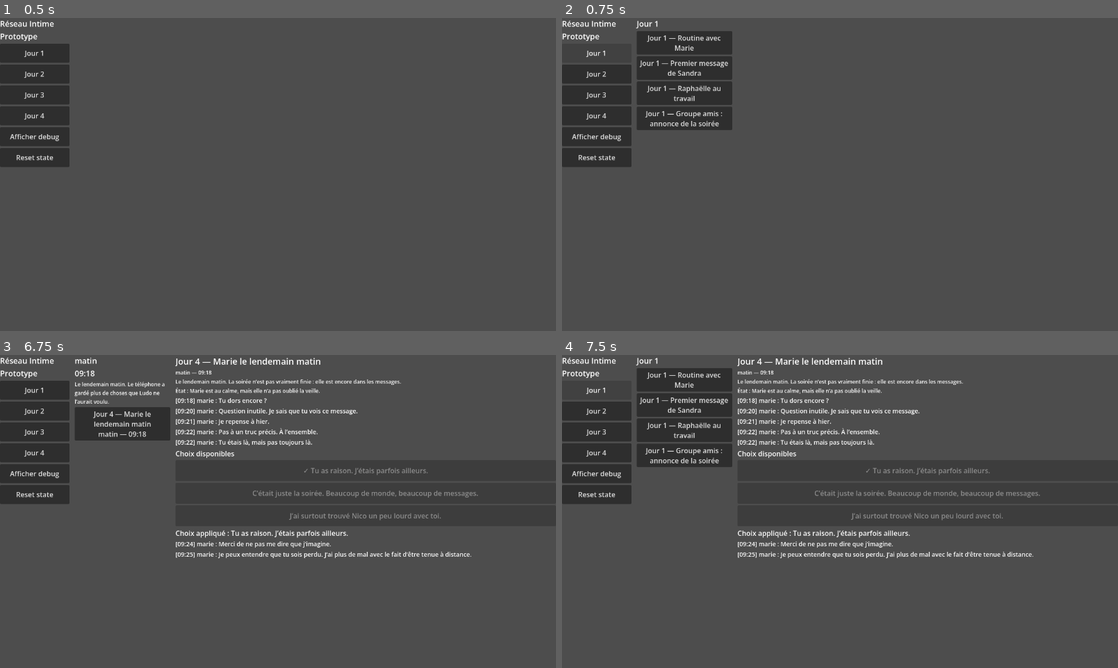
Above: before the commit, frames 1-4 (two rows, left to right).
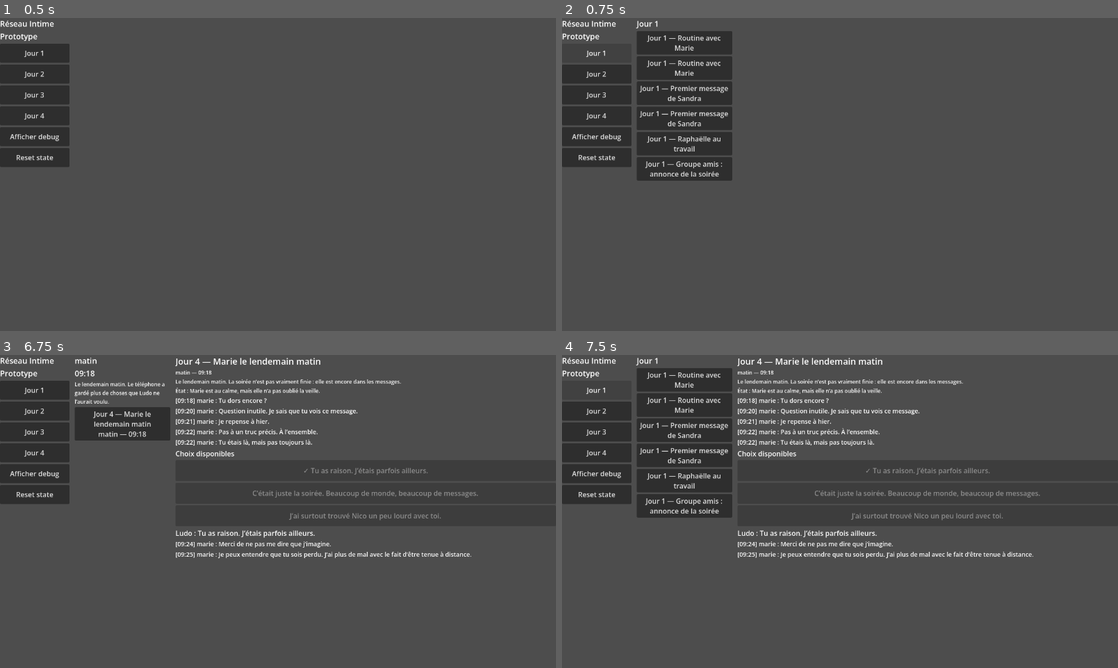
Above: after the commit, the same moments.

Repository: ludowww/reseau-intime
Game: Godot game, scene res://scenes/Main.tscn
Two runs of this game, one before a commit and one after it. Both use one fixed random seed, a clock stepped at 60 frames per second and the inputs below.
Inputs:
- Up to frame 1 (0.5 s): no input
- Up to frame 2 (0.75 s): click "Jour 1" at 0.5 s
- Up to frame 3 (6.75 s): click "Jour 2" at 1.25 s; click "Jour 3" at 2 s; click "Jour 4" at 2.75 s; click "Afficher debug" at 3.5 s; click "Masquer debug" at 4.25 s; click "matin — 09:18" at 5 s; click "Jour 4 — Marie le lendemain m…" at 5.75 s; click "Tu as raison. J’étais parfois…" at 6.5 s
- Up to frame 4 (7.5 s): click "Jour 1" at 7.25 s

Frame 1 is identical in both runs. In frame 2, 3.1% of the frame differs, in the area x 13-31%, y 13-52%; in frame 3, 0.3%; in frame 4, 3.4%, in the area x 13-63%, y 13-59%.

Commit message:
fix: improve guided reply pacing for day one

Diff:
--- a/game/data/conversations/chapter_01_marie.json
+++ b/game/data/conversations/chapter_01_marie.json
@@ -7,15 +7,18 @@
   "thread": {
     "id": "thread_marie_private",
     "type": "private",
-    "participants": ["ludo", "marie"],
+    "participants": [
+      "ludo",
+      "marie"
+    ],
     "display_name": "Marie",
     "profile_content_id": "profile_marie_placeholder"
   },
-  "beats": [
+  "segments": [
     {
-      "id": "beat_01_marie_bread",
-      "pattern": "conversation_moyenne_familiarite",
-      "function": "Installer la routine du couple, la familiarité domestique, Mathilde comme présence habituelle et une tension douce sur l’attention de Ludo.",
+      "id": "segment_marie_day1_bread_ping",
+      "pattern": "guided_reply_pacing",
+      "function": "Faire répondre Ludo rapidement dans la routine domestique avant le vrai choix de ton.",
       "trigger": {
         "type": "notification",
         "title": "Marie",
@@ -33,53 +36,89 @@
           "sender": "marie",
           "time_label": "18:13",
           "text": "Et tu peux prendre du pain ?"
-        },
-        {
-          "id": "msg_marie_003",
-          "sender": "marie",
-          "time_label": "18:13",
-          "text": "Je sais, message glamour."
-        },
-        {
-          "id": "msg_marie_004",
-          "sender": "marie",
-          "time_label": "18:14",
-          "text": "Mais si je ne te le dis pas tu reviens encore avec des céréales et un air fier."
         }
       ],
       "choices": [
         {
+          "id": "choice_marie_guided_001_bread",
+          "text": "Oui. Je passe en prendre.",
+          "tone": "guided_reply",
+          "effects": {
+            "marie.trust": 1
+          },
+          "sets_flags": [
+            "guided_replied_marie_bread_day1"
+          ],
+          "next_messages": [
+            {
+              "id": "msg_marie_003_guided",
+              "sender": "marie",
+              "time_label": "18:13",
+              "text": "Merci."
+            },
+            {
+              "id": "msg_marie_004_guided",
+              "sender": "marie",
+              "time_label": "18:14",
+              "text": "Je sais, message glamour."
+            },
+            {
+              "id": "msg_marie_005_guided",
+              "sender": "marie",
+              "time_label": "18:14",
+              "text": "Mais si je ne te le dis pas tu reviens encore avec des céréales et un air fier."
+            }
+          ]
+        }
+      ]
+    },
+    {
+      "id": "segment_marie_day1_routine_choice",
+      "pattern": "conversation_moyenne_familiarite",
+      "function": "Installer la routine du couple, Mathilde comme présence habituelle et une tension douce sur l’attention de Ludo.",
+      "messages": [
+        {
+          "id": "msg_marie_006",
+          "sender": "marie",
+          "time_label": "18:15",
+          "text": "Tu rentres vraiment pas trop tard ?"
+        },
+        {
+          "id": "msg_marie_007",
+          "sender": "marie",
+          "time_label": "18:15",
+          "text": "Je te demande avant que tu disparaisses derrière ton téléphone."
+        }
+      ],
+      "choices": [
+        {
           "id": "choice_marie_001_soft",
-          "text": "Pas trop tard. Je passe prendre ce qu’il faut.",
+          "text": "Pas trop tard. Je rentre vraiment.",
           "tone": "tender_practical",
           "effects": {
             "marie.trust": 1,
             "marie_attention_score": 1
           },
-          "sets_flags": ["answered_marie_softly_day1"],
-          "next_messages": [
-            {
-              "id": "msg_marie_005_soft",
-              "sender": "marie",
-              "time_label": "18:15",
-              "text": "Merci ❤️"
-            },
-            {
-              "id": "msg_marie_006_soft",
-              "sender": "marie",
-              "time_label": "18:15",
+          "sets_flags": [
+            "answered_marie_softly_day1"
+          ],
+          "next_messages": [
+            {
+              "id": "msg_marie_008_soft",
+              "sender": "marie",
+              "time_label": "18:16",
               "text": "Je te garde un peu de patience pour ce soir alors."
             },
             {
-              "id": "msg_marie_007_soft",
+              "id": "msg_marie_009_soft",
               "sender": "marie",
               "time_label": "18:16",
               "text": "Mathilde passe peut-être récupérer son chargeur aussi. Elle l’a encore oublié ici."
             },
             {
-              "id": "msg_marie_008_soft",
-              "sender": "marie",
-              "time_label": "18:16",
+              "id": "msg_marie_010_soft",
+              "sender": "marie",
+              "time_label": "18:17",
               "text": "Notre appart devient officiellement son annexe."
             }
           ]
@@ -89,24 +128,26 @@
           "text": "Je vais essayer. Tu veux autre chose ?",
           "tone": "neutral_practical",
           "effects": {},
-          "sets_flags": ["answered_marie_practical_day1"],
-          "next_messages": [
-            {
-              "id": "msg_marie_005_neutral",
-              "sender": "marie",
-              "time_label": "18:15",
+          "sets_flags": [
+            "answered_marie_practical_day1"
+          ],
+          "next_messages": [
+            {
+              "id": "msg_marie_008_neutral",
+              "sender": "marie",
+              "time_label": "18:16",
               "text": "Non, ça ira. Merci."
             },
             {
-              "id": "msg_marie_006_neutral",
+              "id": "msg_marie_009_neutral",
               "sender": "marie",
               "time_label": "18:16",
               "text": "Enfin si : rentrer vraiment. Pas juste poser ton corps sur le canapé avec ton téléphone."
             },
             {
-              "id": "msg_marie_007_neutral",
-              "sender": "marie",
-              "time_label": "18:16",
+              "id": "msg_marie_010_neutral",
+              "sender": "marie",
+              "time_label": "18:17",
               "text": "Je taquine. À moitié."
             }
           ]
@@ -118,28 +159,30 @@
           "effects": {
             "marie.lucidity": 1
           },
-          "sets_flags": ["poked_marie_about_routine_day1"],
-          "next_messages": [
-            {
-              "id": "msg_marie_005_pique",
-              "sender": "marie",
-              "time_label": "18:15",
+          "sets_flags": [
+            "poked_marie_about_routine_day1"
+          ],
+          "next_messages": [
+            {
+              "id": "msg_marie_008_pique",
+              "sender": "marie",
+              "time_label": "18:16",
               "text": "C’est toi qui rentres tard tous les soirs, monsieur dramatique."
             },
             {
-              "id": "msg_marie_006_pique",
-              "sender": "marie",
-              "time_label": "18:15",
+              "id": "msg_marie_009_pique",
+              "sender": "marie",
+              "time_label": "18:16",
               "text": "Mais ok. Message reçu."
             },
             {
-              "id": "msg_marie_007_pique",
-              "sender": "marie",
-              "time_label": "18:16",
+              "id": "msg_marie_010_pique",
+              "sender": "marie",
+              "time_label": "18:17",
               "text": "On se parle moins, je sais."
             },
             {
-              "id": "msg_marie_008_pique",
+              "id": "msg_marie_011_pique",
               "sender": "marie",
               "time_label": "18:17",
               "text": "Je ne sais pas si c’est le boulot, la fatigue, ou nous."
@@ -149,13 +192,13 @@
       ],
       "automatic_followup": [
         {
-          "id": "msg_marie_009_common",
+          "id": "msg_marie_012_common",
           "sender": "marie",
           "time_label": "18:21",
           "text": "Au fait Pauline a relancé pour samedi."
         },
         {
-          "id": "msg_marie_010_common",
+          "id": "msg_marie_013_common",
           "sender": "marie",
           "time_label": "18:22",
           "text": "Ça peut nous faire du bien de voir du monde. Même si je sais que tu vas dire que tu es fatigué."
@@ -163,7 +206,16 @@
       ]
     }
   ],
-  "routes_nourished": ["marie", "exclusif_reparation", "mathilde_seed", "pauline_seed"],
-  "unlocks_content": ["profile_marie_placeholder", "profile_mathilde_placeholder", "profile_pauline_placeholder"],
-  "debug_notes": "Conversation plus longue pour installer la routine, la familiarité du couple, Mathilde comme présence domestique et la soirée de Pauline. Peu de choix visibles malgré plus de messages."
+  "routes_nourished": [
+    "marie",
+    "exclusif_reparation",
+    "mathilde_seed",
+    "pauline_seed"
+  ],
+  "unlocks_content": [
+    "profile_marie_placeholder",
+    "profile_mathilde_placeholder",
+    "profile_pauline_placeholder"
+  ],
+  "debug_notes": "Conversation découpée en réponse guidée puis vrai choix de routine pour rendre le couple plus dialogué sans changer les grandes routes."
 }
--- a/game/data/conversations/chapter_01_sandra.json
+++ b/game/data/conversations/chapter_01_sandra.json
@@ -7,15 +7,18 @@
   "thread": {
     "id": "thread_sandra_private",
     "type": "private",
-    "participants": ["ludo", "sandra"],
+    "participants": [
+      "ludo",
+      "sandra"
+    ],
     "display_name": "Sandra",
     "profile_content_id": "profile_sandra_placeholder"
   },
-  "beats": [
+  "segments": [
     {
-      "id": "beat_01_sandra_survive",
-      "pattern": "conversation_moyenne_familiarite_intime",
-      "function": "Installer la complicité déjà ancienne entre Sandra et Ludo, sans bascule explicite ni contenu visuel intime.",
+      "id": "segment_sandra_day1_ping",
+      "pattern": "guided_reply_pacing",
+      "function": "Ouvrir la complicité par un premier tour de parole court avant les vrais choix de ton.",
       "trigger": {
         "type": "notification",
         "title": "Sandra",
@@ -33,117 +36,157 @@
           "sender": "sandra",
           "time_label": "18:18",
           "text": "J’ai pensé à toi tout à l’heure."
-        },
-        {
-          "id": "msg_sandra_003",
-          "sender": "sandra",
-          "time_label": "18:19",
+        }
+      ],
+      "choices": [
+        {
+          "id": "choice_sandra_guided_001_survive",
+          "text": "À peine. Pourquoi ?",
+          "tone": "guided_reply",
+          "effects": {
+            "sandra.attachment": 1
+          },
+          "sets_flags": [
+            "guided_replied_sandra_survive_day1"
+          ],
+          "next_messages": [
+            {
+              "id": "msg_sandra_003_guided",
+              "sender": "sandra",
+              "time_label": "18:19",
+              "text": "Rien."
+            },
+            {
+              "id": "msg_sandra_004_guided",
+              "sender": "sandra",
+              "time_label": "18:19",
+              "text": "Enfin si."
+            },
+            {
+              "id": "msg_sandra_005_guided",
+              "sender": "sandra",
+              "time_label": "18:20",
+              "text": "Tu as cette façon de dire que ça va quand ça ne va pas."
+            }
+          ]
+        }
+      ]
+    },
+    {
+      "id": "segment_sandra_day1_tone_choice",
+      "pattern": "conversation_moyenne_familiarite_intime",
+      "function": "Installer la complicité déjà ancienne entre Sandra et Ludo, avec un vrai choix de ton mais sans bascule explicite.",
+      "messages": [
+        {
+          "id": "msg_sandra_006",
+          "sender": "sandra",
+          "time_label": "18:21",
           "text": "Enfin pas comme ça."
         },
         {
-          "id": "msg_sandra_004",
-          "sender": "sandra",
-          "time_label": "18:19",
+          "id": "msg_sandra_007",
+          "sender": "sandra",
+          "time_label": "18:21",
           "text": "Je t’ai entendu dire cette phrase nulle dans ma tête : 'ça va, je gère'."
         }
       ],
       "choices": [
         {
           "id": "choice_sandra_001_light",
-          "text": "À peine. Mais je fais semblant avec beaucoup de talent.",
+          "text": "Je fais semblant avec beaucoup de talent.",
           "tone": "light",
           "effects": {
             "sandra.attachment": 1
           },
-          "sets_flags": ["answered_sandra_light_day1"],
-          "next_messages": [
-            {
-              "id": "msg_sandra_005_light",
-              "sender": "sandra",
-              "time_label": "18:20",
+          "sets_flags": [
+            "answered_sandra_light_day1"
+          ],
+          "next_messages": [
+            {
+              "id": "msg_sandra_008_light",
+              "sender": "sandra",
+              "time_label": "18:22",
               "text": "Ça te va bien, faire semblant."
             },
             {
-              "id": "msg_sandra_006_light",
-              "sender": "sandra",
-              "time_label": "18:20",
+              "id": "msg_sandra_009_light",
+              "sender": "sandra",
+              "time_label": "18:22",
               "text": "Enfin... je crois."
             },
             {
-              "id": "msg_sandra_007_light",
-              "sender": "sandra",
-              "time_label": "18:21",
+              "id": "msg_sandra_010_light",
+              "sender": "sandra",
+              "time_label": "18:23",
               "text": "Tu fais le malin, mais je sais quand tu réponds trop vite pour ne pas réfléchir."
             }
           ]
         },
         {
           "id": "choice_sandra_001_neutral",
-          "text": "Ça va. Et toi ?",
+          "text": "Tu me connais trop bien.",
           "tone": "neutral",
           "effects": {},
-          "sets_flags": ["answered_sandra_neutral_day1"],
-          "next_messages": [
-            {
-              "id": "msg_sandra_005_neutral",
-              "sender": "sandra",
-              "time_label": "18:20",
-              "text": "On va dire que oui 🙂"
-            },
-            {
-              "id": "msg_sandra_006_neutral",
-              "sender": "sandra",
-              "time_label": "18:21",
-              "text": "Je ne sais pas si c’est une vraie réponse, mais elle fera l’affaire."
+          "sets_flags": [
+            "answered_sandra_neutral_day1"
+          ],
+          "next_messages": [
+            {
+              "id": "msg_sandra_008_neutral",
+              "sender": "sandra",
+              "time_label": "18:22",
+              "text": "Un peu, oui."
+            },
+            {
+              "id": "msg_sandra_009_neutral",
+              "sender": "sandra",
+              "time_label": "18:23",
+              "text": "Assez pour savoir quand tu esquives en souriant."
             }
           ]
         },
         {
           "id": "choice_sandra_001_vulnerable",
-          "text": "Si je réponds honnêtement, tu vas t’inquiéter.",
+          "text": "Ça va vraiment. Je crois.",
           "tone": "vulnerable",
           "effects": {
             "sandra.attachment": 2,
             "truth_tendency": 1
           },
-          "sets_flags": ["shared_small_vulnerability_with_sandra_day1"],
-          "next_messages": [
-            {
-              "id": "msg_sandra_005_vulnerable",
-              "sender": "sandra",
-              "time_label": "18:20",
-              "text": "Peut-être."
-            },
-            {
-              "id": "msg_sandra_006_vulnerable",
-              "sender": "sandra",
-              "time_label": "18:20",
-              "text": "Mais tu peux me répondre quand même."
-            },
-            {
-              "id": "msg_sandra_007_vulnerable",
-              "sender": "sandra",
-              "time_label": "18:21",
-              "text": "Je préfère m’inquiéter pour une vraie phrase que faire semblant de croire tes 'ça va'."
+          "sets_flags": [
+            "shared_small_vulnerability_with_sandra_day1"
+          ],
+          "next_messages": [
+            {
+              "id": "msg_sandra_008_vulnerable",
+              "sender": "sandra",
+              "time_label": "18:22",
+              "text": "Le 'je crois' fait tout le travail dans ta phrase."
+            },
+            {
+              "id": "msg_sandra_009_vulnerable",
+              "sender": "sandra",
+              "time_label": "18:23",
+              "text": "Mais je prends. C’est déjà plus vrai que ton automatique 'ça va'."
             }
           ]
         }
       ],
       "automatic_followup": [
         {
-          "id": "msg_sandra_008_common",
+          "id": "msg_sandra_011_common",
           "sender": "sandra",
           "time_label": "18:26",
           "text": "Chez moi c’est un peu lourd aussi en ce moment."
         },
         {
-          "id": "msg_sandra_009_common",
+          "id": "msg_sandra_012_common",
           "sender": "sandra",
           "time_label": "18:27",
           "text": "Je ne vais pas te faire le roman ce soir."
         },
         {
-          "id": "msg_sandra_010_common",
+          "id": "msg_sandra_013_common",
           "sender": "sandra",
           "time_label": "18:27",
           "text": "Mais je crois que j’avais juste envie de parler à quelqu’un qui me connaît vraiment."
@@ -161,7 +204,12 @@
       ]
     }
   ],
-  "routes_nourished": ["sandra", "secret_affair_emotional_seed"],
-  "unlocks_content": ["profile_sandra_placeholder"],
-  "debug_notes": "Conversation allongée pour montrer que Sandra connaît déjà Ludo. Elle reste ambiguë, fragile, et sans image intime au Jour 1."
+  "routes_nourished": [
+    "sandra",
+    "secret_affair_emotional_seed"
+  ],
+  "unlocks_content": [
+    "profile_sandra_placeholder"
+  ],
+  "debug_notes": "Conversation découpée en réponse guidée puis vrai choix de ton pour réduire l’effet monologue sans modifier les grandes routes."
 }
--- a/game/scripts/ui/ConversationView.gd
+++ b/game/scripts/ui/ConversationView.gd
@@ -34,13 +34,13 @@
 			add_child(button)
 
 func append_choice_result(choice: Dictionary) -> void:
-	if _is_guided_reply(choice):
-		_add_label("Ludo : %s" % choice.get("text", choice.get("id", "")), 16)
-	else:
-		_add_label("Choix appliqué : %s" % choice.get("text", choice.get("id", "")), 16)
+	_append_ludo_reply(choice)
 	for key in ["next_messages", "next_items", "automatic_followup"]:
 		for entry in choice.get(key, []):
 			_render_item(entry)
+
+func _append_ludo_reply(choice: Dictionary) -> void:
+	_add_label("Ludo : %s" % choice.get("text", choice.get("id", "")), 16)
 
 func _is_guided_reply(choice: Dictionary) -> bool:
 	return bool(choice.get("_guided_reply", false))
Not shown, changed: tests/test_godot_prototype_static.py
